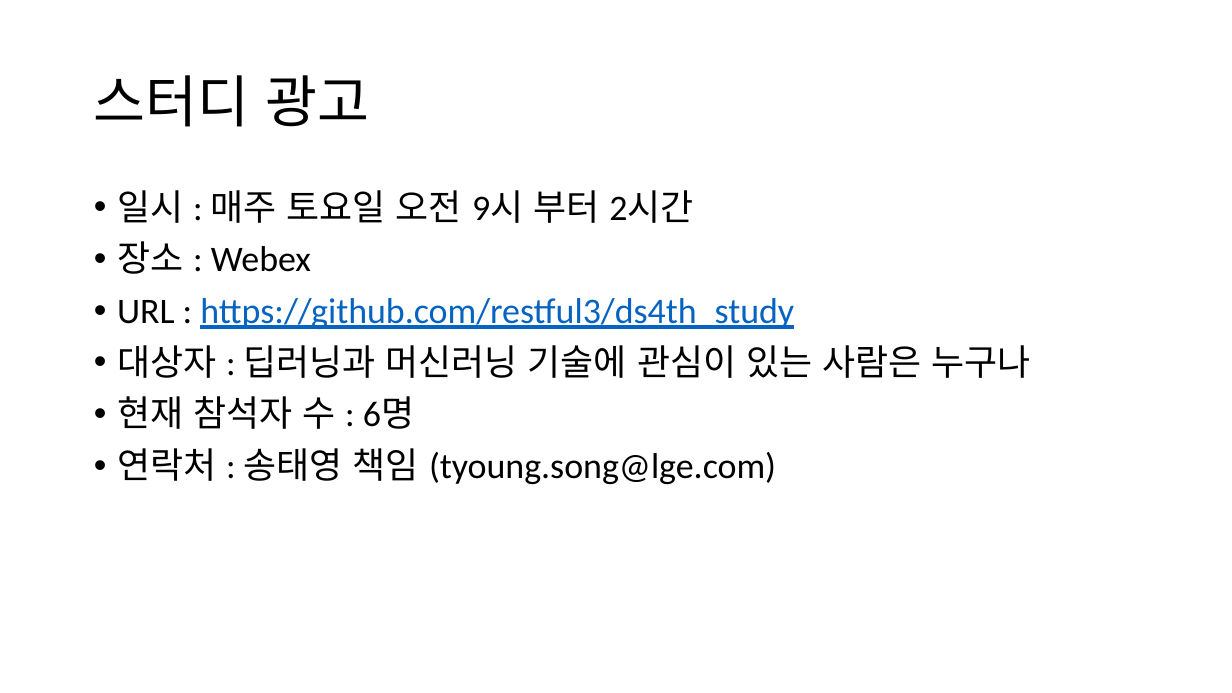
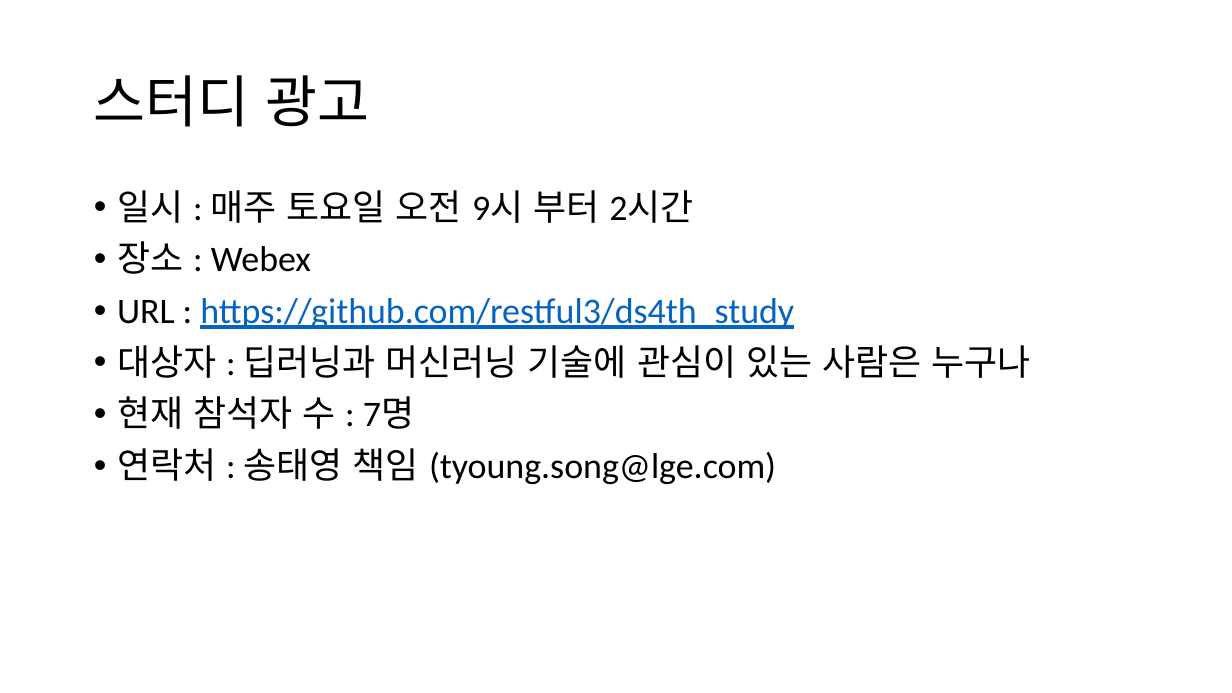
Before and after one commit to truthsj/ds4th_study, a slide deck: slide 8 of doc/텐초의 파이토치 딥러닝 특강/학습하는_조직.pptx. Drawn at 1232x693 pixels with LibreOffice and Linux fonts; fonts in the diff are those of the drawing. Boxes give left, top, right and bottom in pixels: in the first picture for what was removed or moved away, otherwise in the second. Text is boxed around its words. In the diff, an @@ line names an element or a change of style, - is before the commit and + after.

```diff
--- a/doc/텐초의 파이토치 딥러닝 특강/학습하는_조직.pptx
+++ b/doc/텐초의 파이토치 딥러닝 특강/학습하는_조직.pptx
@@ text at (x1=117, y1=396, x2=414, y2=429): text changed @@
-• 현재 참석자 수 : 6명
+• 현재 참석자 수 : 7명
```
Also in this commit, not shown: 3 other slides changed, 6 other files.
